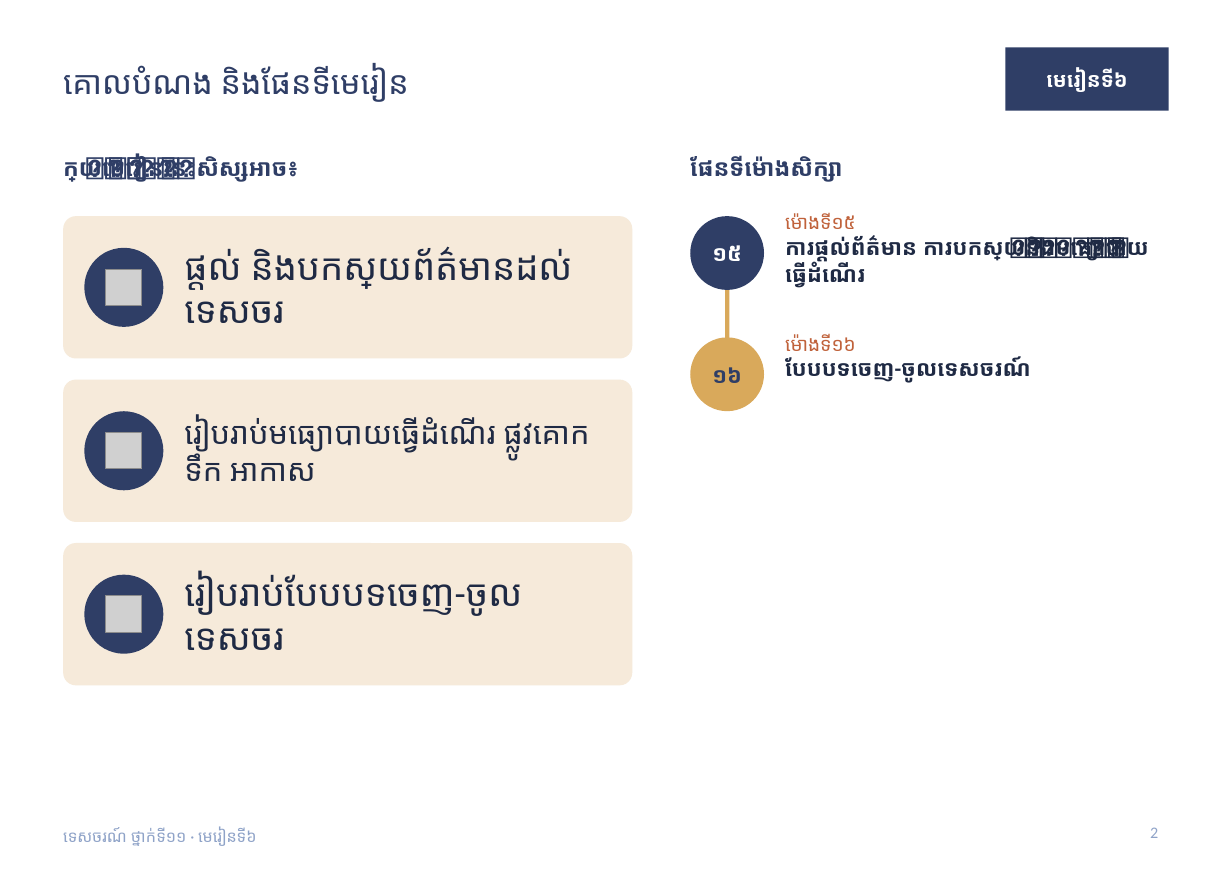
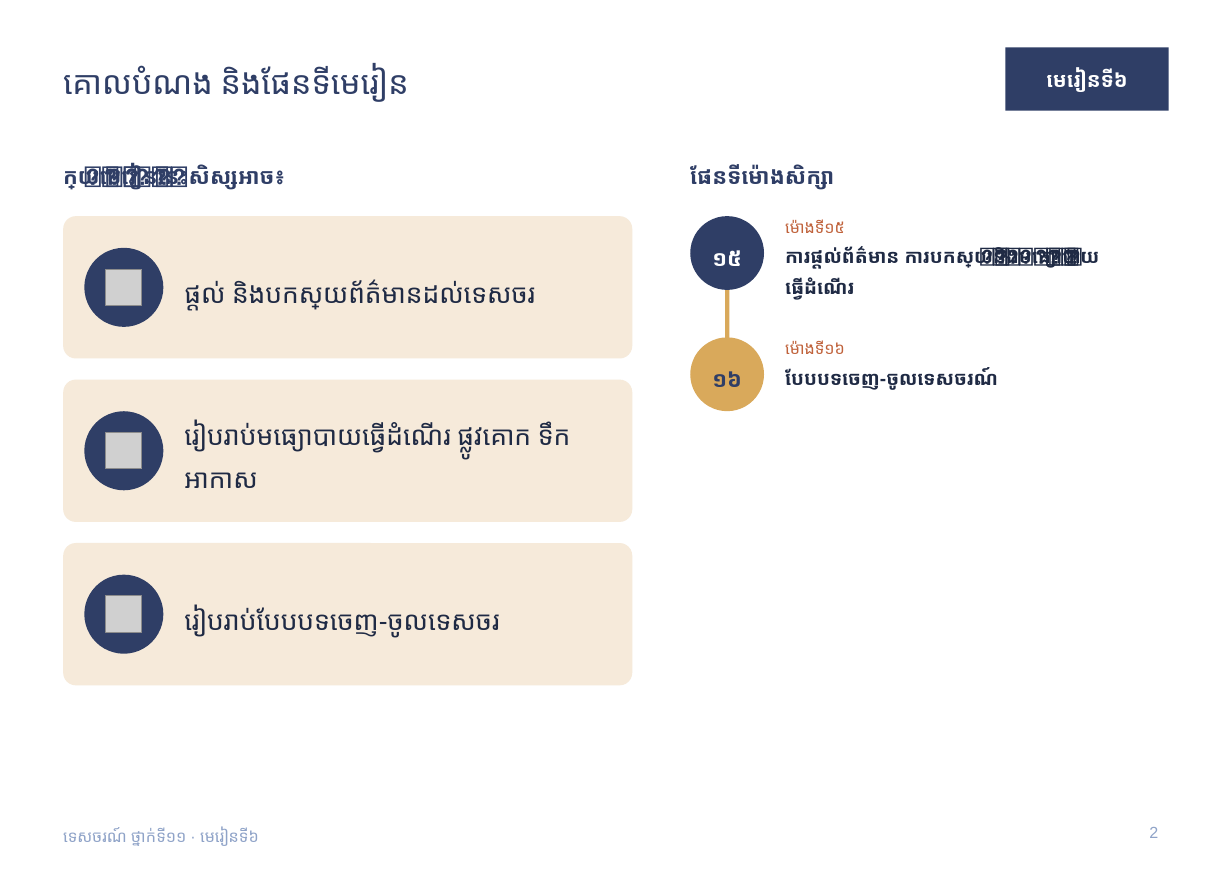
Before and after one commit to khgeo/tourism11, a slide deck: slide 2 of plan/slides/tourism11-lesson-06.pptx. Drawn at 1232x872 pixels with LibreOffice and Linux fonts; fonts in the diff are those of the drawing; grey boxes stand for pictures. Boxes give left, top, right and bottom in pixels: in the first picture for what was removed or moved away, otherwise in the second. Text is boxed around its words. In the diff, an @@ line names an element or a change of style, - is before the commit and + after.

```diff
--- a/plan/slides/tourism11-lesson-06.pptx
+++ b/plan/slides/tourism11-lesson-06.pptx
@@ text "ក្រោយមេរៀននេះ សិស្សអាច៖" at (63, 164, 285, 190): size 16 to 15 pt, font Calibri to Arial; line spacing 1 to 1.35 @@
@@ text "ផែនទីម៉ោងសិក្សា" at (690, 164, 834, 190): size 16 to 15 pt, font Calibri to Arial; line spacing 1 to 1.35 @@
@@ text "ផ្តល់ និងបកស្រាយព័ត៌មានដល់ទេសចរ" at (184, 279, 535, 310): size 25 to 18 pt, font Calibri to Arial; line spacing 1 to 1.35 @@
@@ text "១៥" at (712, 250, 741, 266): font Calibri to Arial; line spacing 1 to 1.35 @@
@@ text "ម៉ោងទី១៥" at (785, 219, 1100, 300): size 13 to 11 pt in "ម៉ោងទី១៥"; font Calibri to Arial; size 15 to 13 pt in "ការផ្តល់ព័ត៌មាន ការបកស្រាយ និងមធ្យោបាយធ្វើដំណើរ"; line spacing 1 to 1.35 @@
@@ text "១៦" at (712, 371, 741, 387): font Calibri to Arial; line spacing 1 to 1.35 @@
@@ text "ម៉ោងទី១៦" at (785, 340, 991, 390): size 13 to 11 pt in "ម៉ោងទី១៦"; font Calibri to Arial; size 15 to 13 pt in "បែបបទចេញ-ចូលទេសចរណ៍"; line spacing 1 to 1.35 @@
@@ text "រៀបរាប់មធ្យោបាយធ្វើដំណើរ ផ្លូវគោក ទឹក អាកាស" at (184, 420, 571, 488): size 21 to 18 pt, font Calibri to Arial; line spacing 1 to 1.35 @@
@@ text "រៀបរាប់បែបបទចេញ-ចូលទេសចរ" at (184, 605, 499, 637): size 25 to 18 pt, font Calibri to Arial; line spacing 1 to 1.35 @@
@@ text "ទេសចរណ៍ ថ្នាក់ទី១១ · មេរៀនទី៦" at (63, 827, 259, 846): font Calibri to Arial @@
```
Also in this commit, not shown: 12 other slides changed, 23 other files.
